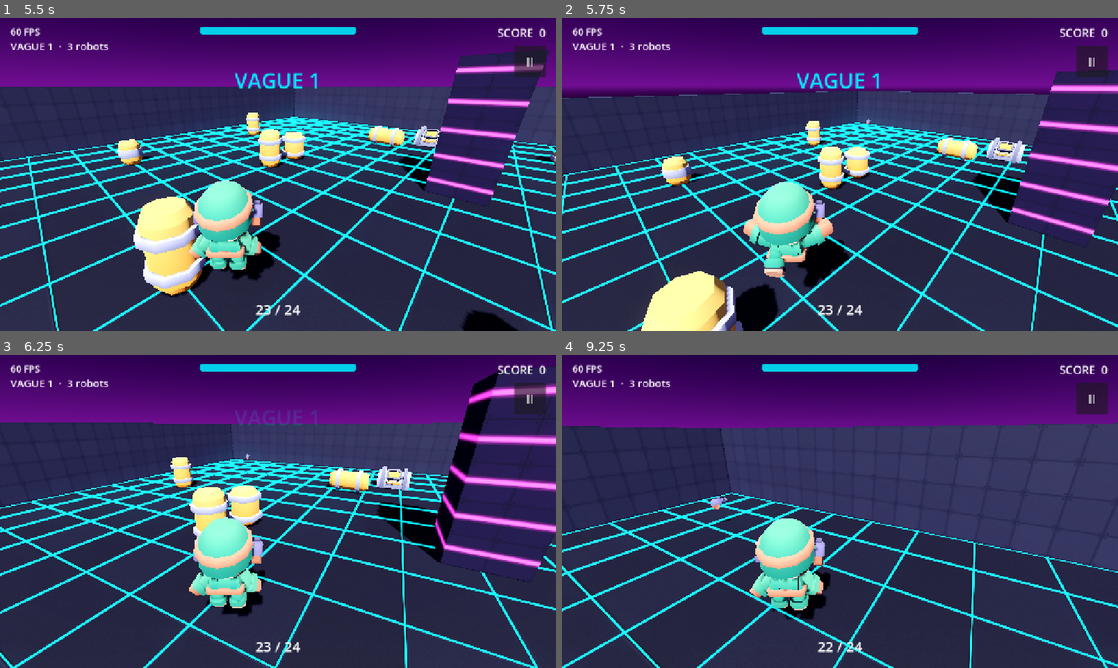
Above: before the commit, frames 1-4 (two rows, left to right).
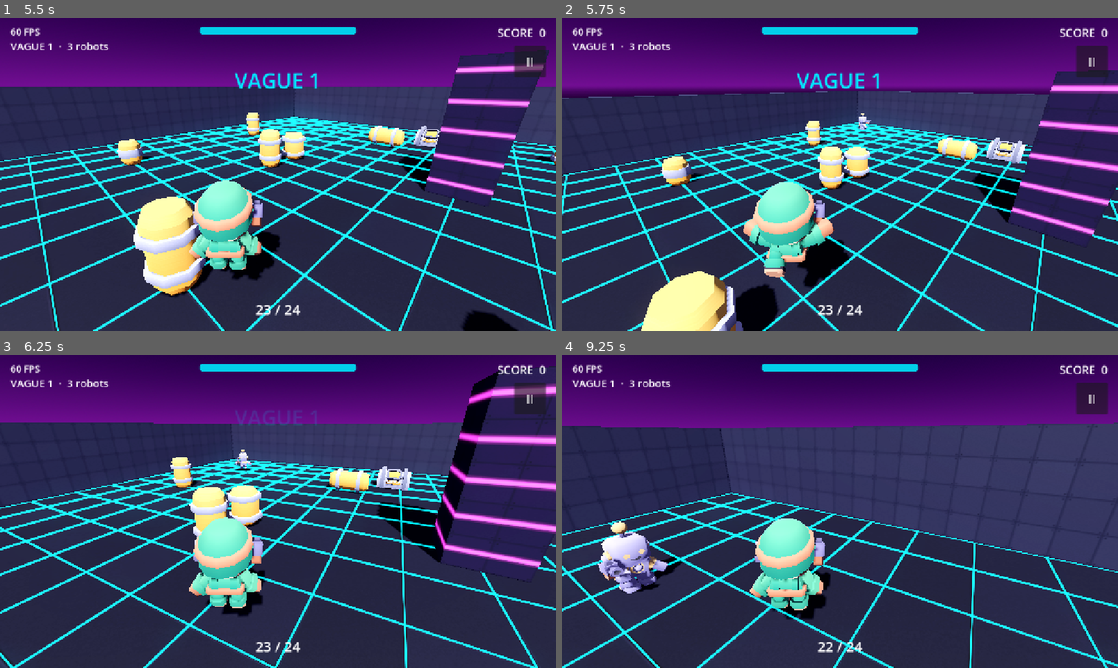
Above: after the commit, the same moments.

Repository: mariusortiz/overclock
Game: Godot game, scene res://scenes/menu.tscn
The game is run twice, just before and just after one commit, with the same random seed, the same clock (stepped at 60 frames per second) and the same inputs.
Inputs (mouse positions are in pixels of both pictures, inside the frame that each line leads up to):
- Up to frame 1 (5.5 s): click "JOUER" at 0.5 s; click "II" at 1.25 s; click "REPRENDRE" at 2 s; tap Enter at 2.75 s; move the mouse to (400, 158) at 2.77 s; hold D (move_right) 2.78-3.53 s; tap F (melee) every 0.75 s from 2.85 to 5.1 s; click (400, 158) at 2.92 s; tap Space (jump) at 3.02, 3.77, 5.27 s; move the mouse to (250, 174) at 3.52 s; hold W (move_forward) from 3.53 s (still down); move the mouse to (289, 168) at 4.27 s; move the mouse to (272, 180) at 5.02 s; click (272, 180) at 5.17 s
- Up to frame 2 (5.75 s): keep holding W (move_forward)
- Up to frame 3 (6.25 s): keep holding W (move_forward); move the mouse to (316, 514) at 5.77 s; tap F (melee) at 5.85 s; tap Space (jump) at 6.02 s
- Up to frame 4 (9.25 s): move the mouse to (795, 508) at 6.52 s; tap F (melee) every 0.75 s from 6.6 to 8.85 s; tap Space (jump) at 6.77, 8.27, 9.02 s; move the mouse to (845, 511) at 7.27 s; click (845, 511) at 7.42 s; move the mouse to (817, 505) at 8.02 s; release W (move_forward) at 8.03 s; hold D (move_right) 8.03-8.78 s; move the mouse to (867, 511) at 8.77 s; hold W (move_forward) from 8.78 s (still down)

Frame 1 is identical in both runs. In frame 2, less than 0.1% of the frame differs, in the area x 53-56%, y 30-37%; in frame 3, 0.1%; in frame 4, 1.9%, in the area x 6-32%, y 45-77%.
Error before the commit: Trying to assign value of type 'Node3D' to a variable of type 'character_model.gd'. (res://scripts/enemy.gd:64)

Commit message:
Give the enemy model its script before storing it in a typed variable
Co-Authored-By: Claude Fable 5.2 <noreply@anthropic.com>
Claude-Session: https://claude.ai/code/session_01TMrhLU8C9hMQ3DU14F1G1z

Diff:
--- a/scripts/enemy.gd
+++ b/scripts/enemy.gd
@@ -61,8 +61,9 @@
 	add_to_group("targets")
 	_health = max_health
 	_base_scale = _visual.scale
-	_model = model_scene.instantiate()
-	_model.set_script(CharacterModel)
+	var model: Node3D = model_scene.instantiate()
+	model.set_script(CharacterModel)
+	_model = model as CharacterModel
 	_model_pivot.add_child(_model)
 	_fire_cooldown = fire_interval
 	_status_material.emission_enabled = true
